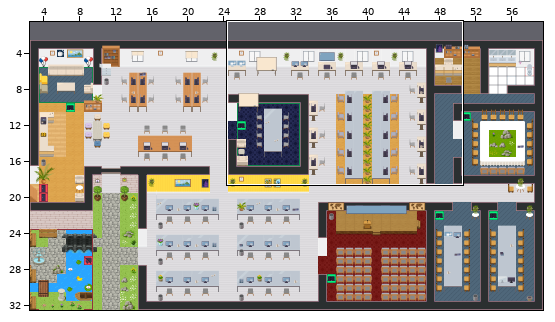
Two versions of a level (Tiled map (JSON), GAD-office.tmj). Above: a wide view before the commit, with the close-up outlined.
Close-up. Old version:
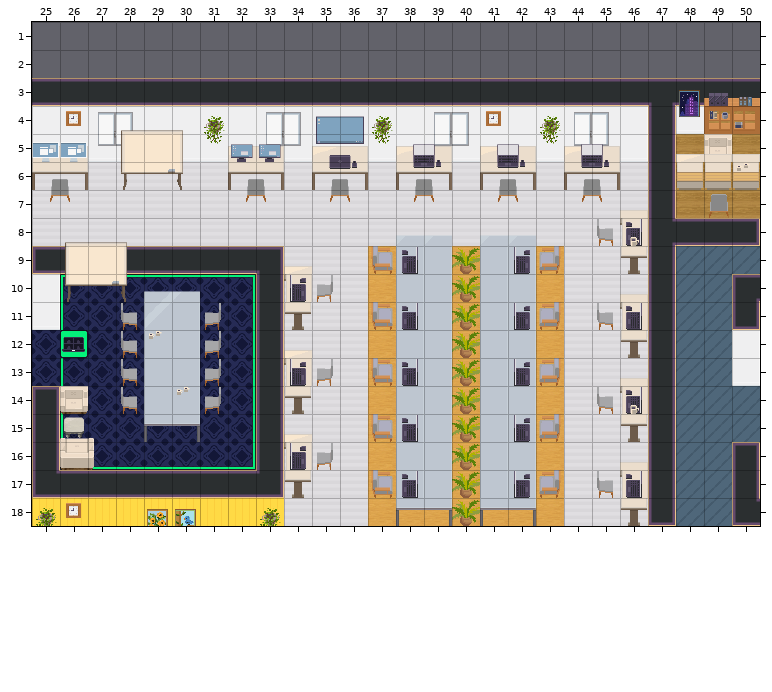
Cells are 32x32 px. Shown: x 25..50, y 1..18. The commit also changed other parts of the map, which this record leaves out.
The result:
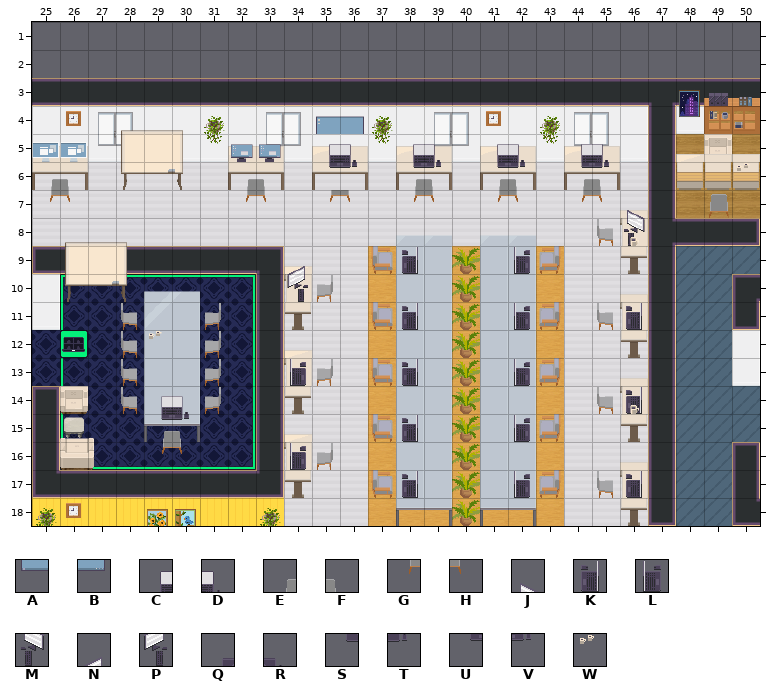
Key: from "Chunk 1": A 189, B 191; from "Chunk 2": C 18, D 19, E 27, F 28, G 36, H 37, J 41, K 42, L 44, M 46, N 47, P 52, Q 109, R 110, S 111, T 112, U 113, V 114, W 115.
_ is an empty cell.
The edit:
Layer "furniture/furniture1":
The author put tile E in row 15 at x 29.
The author put tile F in row 15 at x 30.
The author put tile G in row 16 at x 29.
The author put tile H in row 16 at x 30.
Layer "furniture/furniture2":
Tile A becomes tile C in row 5 at x 35.
Tile B becomes tile D in row 5 at x 36.
The author put tile J in row 7 at x 46.
Tile K becomes tile M in row 8 at x 46.
The author put tile N in row 9 at x 34.
Tile L becomes tile P in row 10 at x 34.
Tile E becomes tile U in row 6 at x 35.
Tile F becomes tile V in row 6 at x 36.
Layer "furniture/furniture3":
Tile Q becomes tile C in row 5 at x 35.
The author put tile C in row 14 at x 29.
Tile R becomes tile D in row 5 at x 36.
Tile W becomes tile D in row 14 at x 30.
Tile S becomes tile U in row 6 at x 35.
The author put tile U in row 15 at x 29.
Tile T becomes tile V in row 6 at x 36.
The author put tile V in row 15 at x 30.
